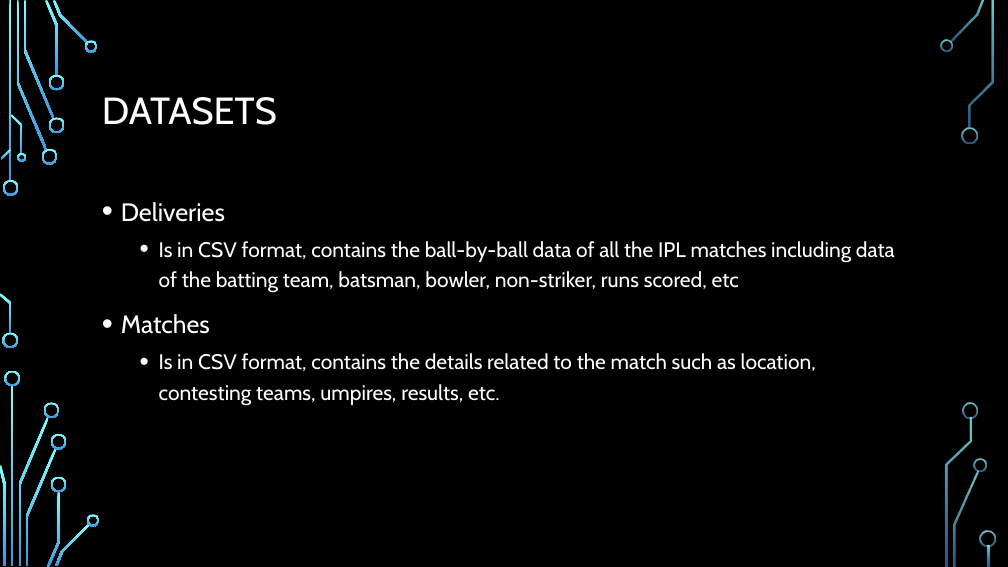
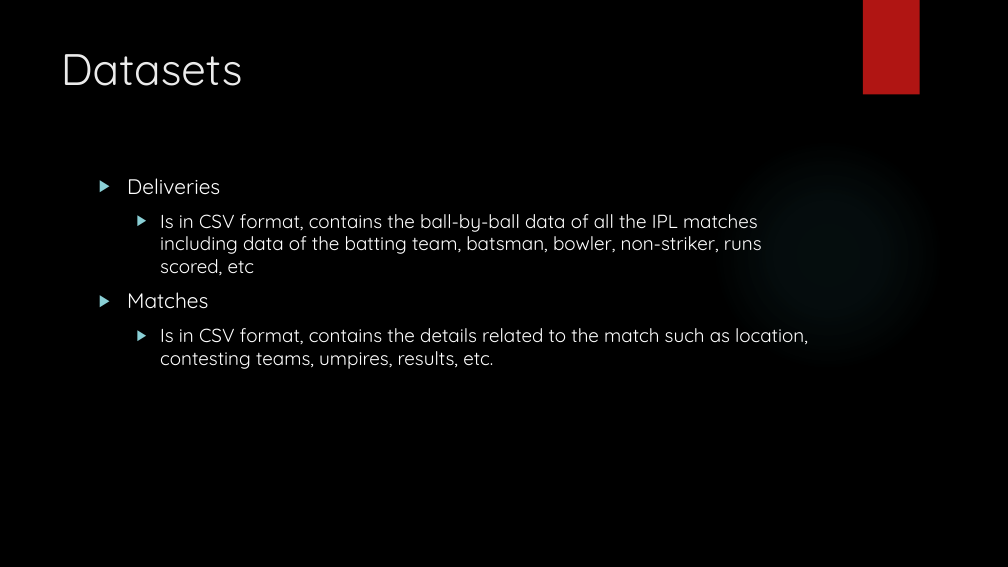
Before and after one commit to ksranjith786/python, a slide deck: slide 4 of insaid/Project/IPL/Presentation_EDA_IPL.pptx. Drawn at 1008x567 pixels with LibreOffice and Linux fonts; fonts in the diff are those of the drawing; background and template pictures are left out. Boxes give left, top, right and bottom in pixels: in the first picture for what was removed or moved away, otherwise in the second. Text is boxed around its words. In the diff, an @@ line names an element or a change of style, - is before the commit and + after.

```diff
--- a/insaid/Project/IPL/Presentation_EDA_IPL.pptx
+++ b/insaid/Project/IPL/Presentation_EDA_IPL.pptx
@@ rectangle added at (863,0,920,95), fill #B01513 @@
@@ title "Datasets" at (61,54,242,86): vertical alignment middle to top @@
@@ title at (61,54,242,86): text changed; size 36 to 42 pt; font Cabin to Quicksand; text colour #FFFFFF to #EBEBEB @@
-DATASETS
+Datasets
@@ ellipse added at (712,138,944,371), fill gradient #50B9C1 @@
@@ text "Deliveries": place and size @@
-text "Deliveries" at (121,202,895,406)
+text "Deliveries" at (127,178,808,369)
@@ text "Deliveries" at (127,178,808,369): size 24 to 20 pt in "Deliveries", "Matches"; font Cabin to Quicksand, size 20 to 18 pt; bullet • to ▶; line spacing 1.2 to 1; more space between paragraphs @@
@@ group removed at (0,0,996,567): 33 freeform shapes, 3 rectangles @@
```
Also in this commit, not shown: 19 other slides changed, 1 slide added.
